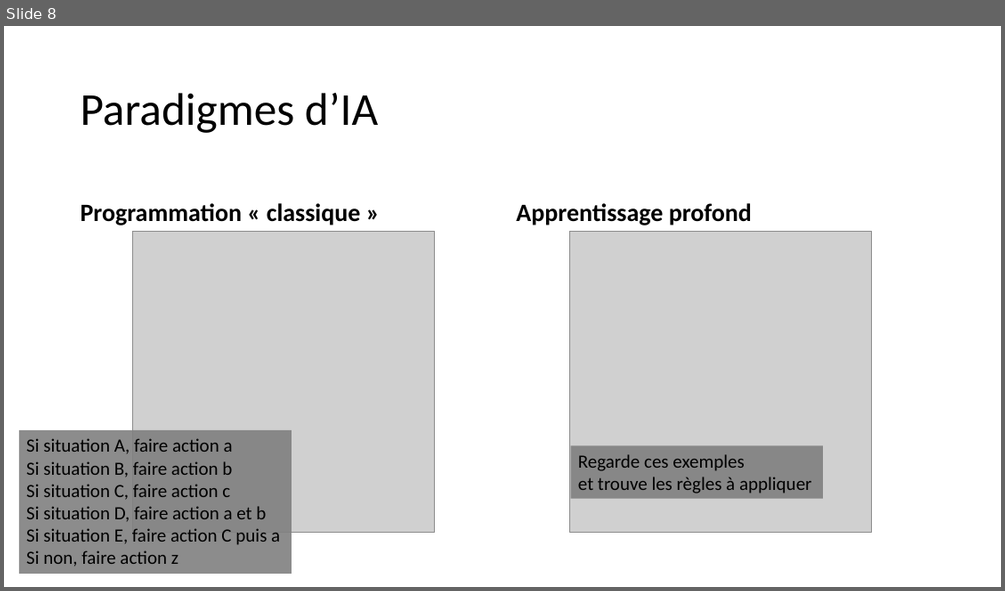
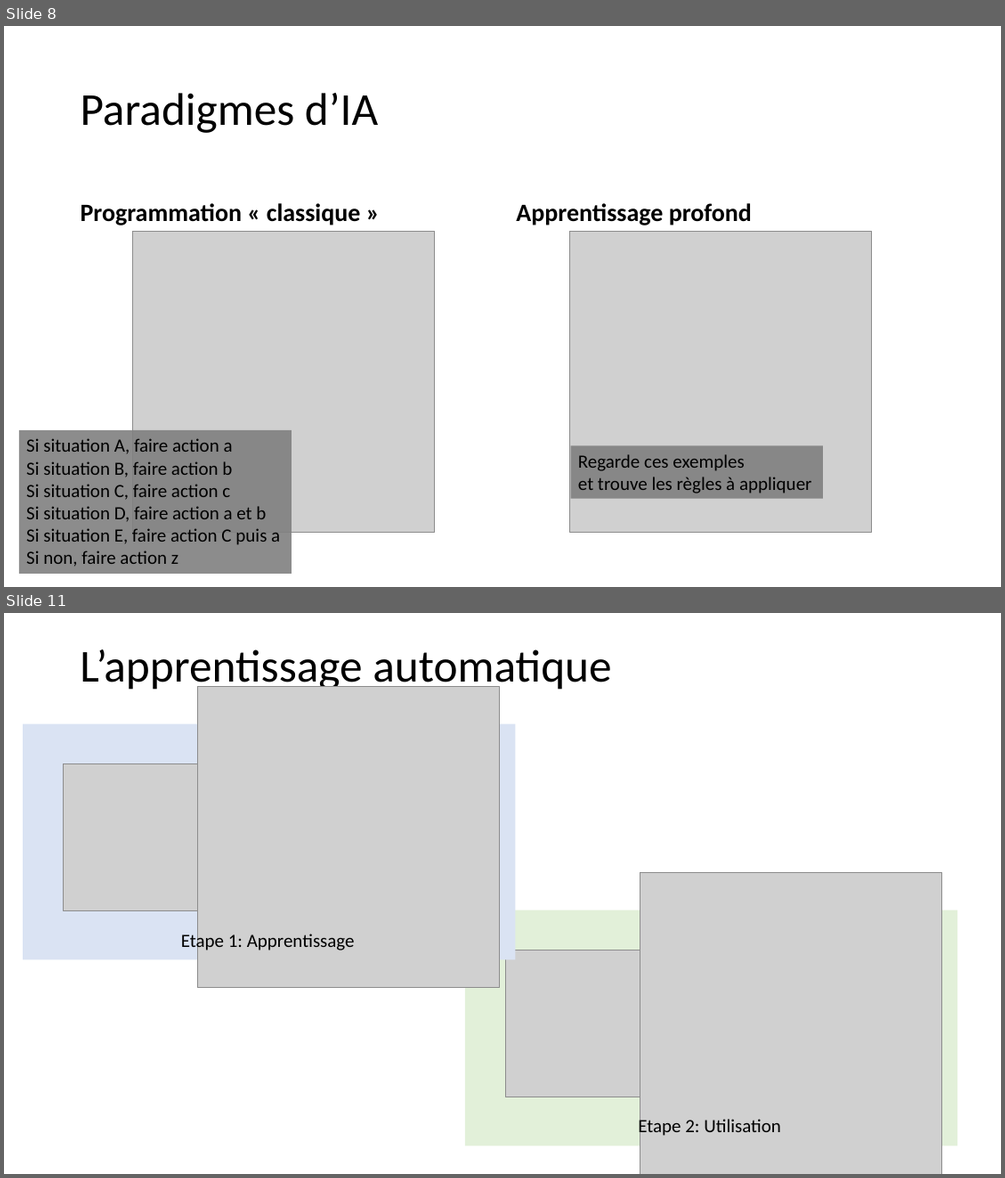
Before and after one commit to pauldubois98/AI-MythsReality, a slide deck: slides.pptx. Shown one above the other, each under a label of ours: slide 8 before the commit, slides 8 and 11 after it; the slides between them are not shown. The pictures are 1005x591 and 1005x1178 pixels, drawn with LibreOffice and Linux fonts; fonts in the diff are those of the drawing; grey boxes stand for pictures. Boxes give left, top, right and bottom in pixels: in the first picture for what was removed or moved away, otherwise in the second. Text is boxed around its words. In the diff, an @@ line names an element or a change of style, - is before the commit and + after.

Commit message:
2 stages of deep learning

```diff
--- a/slides.pptx
+++ b/slides.pptx
@@ slide 11 added at box(4, 613, 1001, 1174), background #FFFFFF @@
@@ title added at box(80, 649, 611, 693), 44 pt, text #000000 @@
+L’apprentissage automatique
@@ group added at box(23, 686, 516, 988): 2 pictures, 1 rectangle, 1 text @@
+Etape 1: Apprentissage
@@ group added at box(465, 873, 958, 1174): 2 pictures, 1 rectangle, 1 text @@
+Etape 2: Utilisation
```
